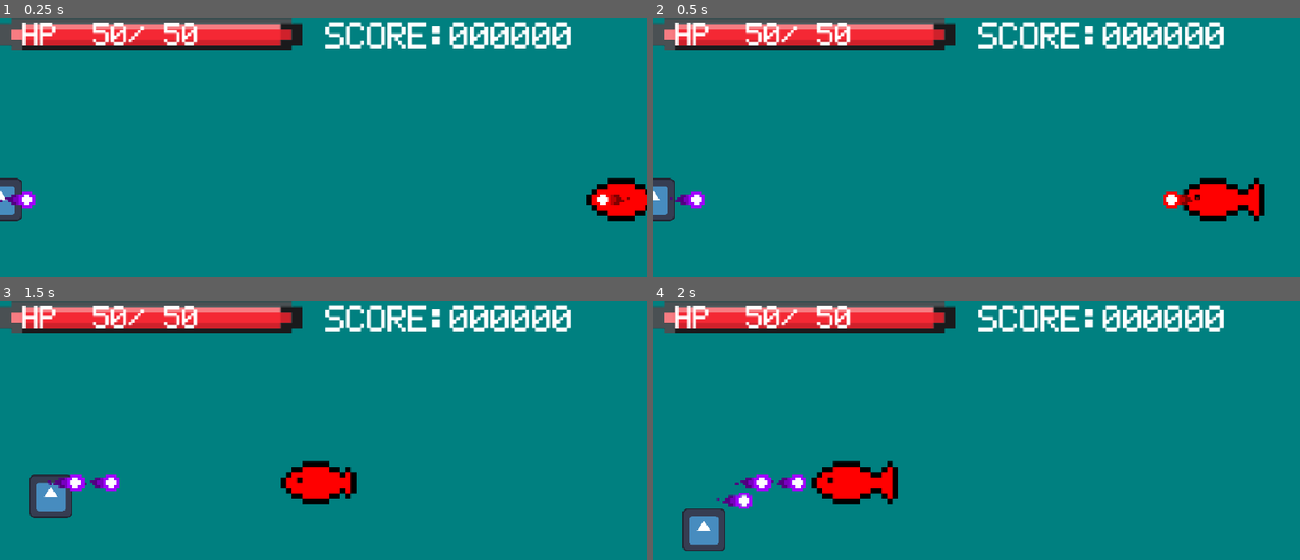
Above: before the commit, frames 1-4 (two rows, left to right).
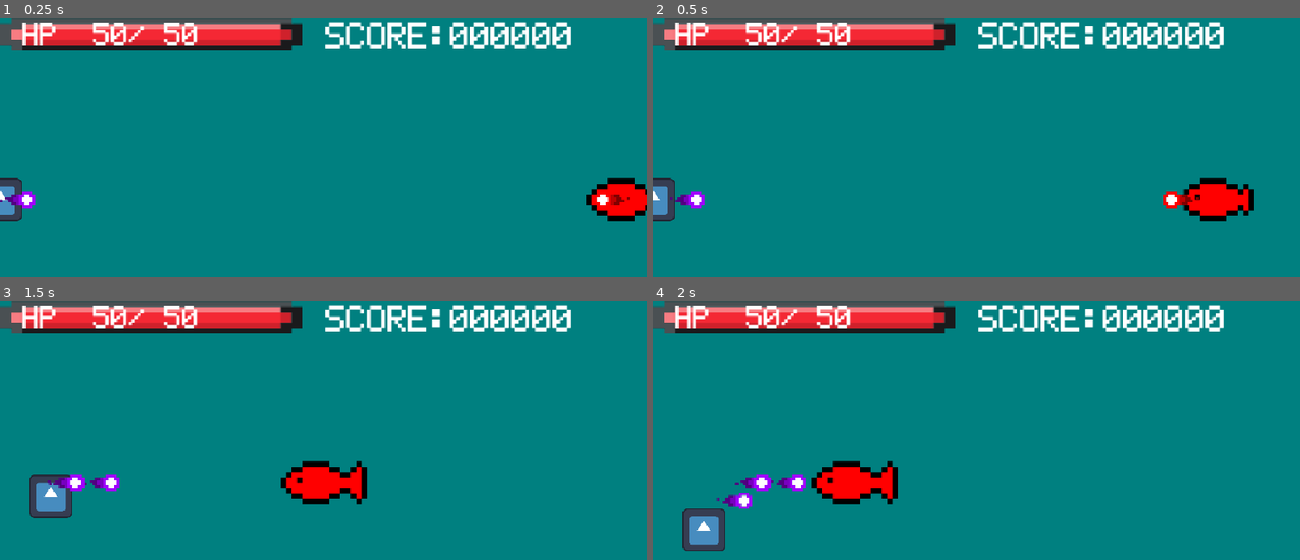
Above: after the commit, the same moments.

Repository: aomushi0710/shooting_game
Game: Godot game, scene res://stage.tscn
Same seed, same stepped clock (60 frames per second), same inputs: the game is played once before the commit and once after it. The project has no main scene, so this scene is started directly. The engine's default icon, where the game draws it, is replaced by a stand-in: a white triangle on a blue panel in a dark square.
Inputs:
- Up to frame 1 (0.25 s): no input
- Up to frame 2 (0.5 s): no input
- Up to frame 3 (1.5 s): hold Right (move_right) 0.53-1.28 s; hold Down (move_down) from 1.28 s (still down)
- Up to frame 4 (2 s): keep holding Down (move_down)

Frame 1 is identical in both runs. In frame 2, 0.4% of the frame differs, in the area x 91-95%, y 61-79%; in frame 3, 0.4%, in the area x 53-57%, y 61-79%; in frame 4, nothing differs.

Commit message:
1匹の敵に対して同時に複数の弾を当てるとスコアが弾の数だけ倍に入ってしまうバグ修正
CharacterBaseクラスに死亡フラグを追加して修正

Diff:
--- a/bullet/enemy/enemy_machinegun.gd
+++ b/bullet/enemy/enemy_machinegun.gd
@@ -5,6 +5,6 @@
 	super()
 	base_direction = Vector2.LEFT
 
-## 敵の弾ノードはポイント数上限を無視するため、この関数を無効化
+## 敵の弾ノードはポイント数上限を無視するため、上書きしてこの関数を無効化
 func _on_param_changed(param: BulletParameter):
 	pass
--- a/character_base.gd
+++ b/character_base.gd
@@ -39,6 +39,7 @@
 ## キャラクターが発射した弾のマスク
 @export_flags_2d_physics var bullet_mask: int
 
+var is_died: bool = false ## 死亡フラグ
 var can_shoot: bool = true ## 弾が発射可能かどうかのフラグ
 ## キャラクターのHPの現在値。[br]
 ## HPの最大値は[member CharacterBase.bullet]の[member Bullet.hp]を参照
@@ -93,6 +94,9 @@
 ## [param amount]:受けたダメージ数。[br]
 ## [param from_player]:プレイヤーから敵へ与えられたダメージかどうか
 func take_damage(amount: int, from_player: bool = true) -> void:
+	if is_died:
+		return
+
 	hp -= amount
 
 	# ダメージ表示
@@ -104,6 +108,7 @@
 	get_tree().current_scene.add_child(label)
 
 	if hp <= 0:
+		is_died = true
 		defeat()
 
 ## キャラクターが倒された時に呼ばれる関数
--- a/enemy.gd
+++ b/enemy.gd
@@ -6,9 +6,6 @@
 
 @export var base_score: int ## 敵が倒された時に得られるスコアの基礎値
 
-func _ready() -> void:
-	super()
-
 func defeat() -> void:
 	super()
 	enemy_defeated.emit(base_score * bullet.hp)
--- a/enemy.tscn
+++ b/enemy.tscn
@@ -145,7 +145,7 @@
 [node name="Texture" type="AnimatedSprite2D" parent="."]
 self_modulate = Color(1, 0, 0, 1)
 sprite_frames = SubResource("SpriteFrames_wujgv")
-frame_progress = 0.374499
+frame_progress = 0.59679
 
 [node name="machinegun" parent="." instance=ExtResource("2_qi2p4")]
 process_mode = 4
--- a/player.tscn
+++ b/player.tscn
@@ -139,7 +139,7 @@
 
 [node name="Texture" type="AnimatedSprite2D" parent="."]
 sprite_frames = SubResource("SpriteFrames_hqtel")
-frame_progress = 0.816207
+frame_progress = 0.747565
 
 [node name="machinegun" parent="." instance=ExtResource("2_hqtel")]
 process_mode = 4
